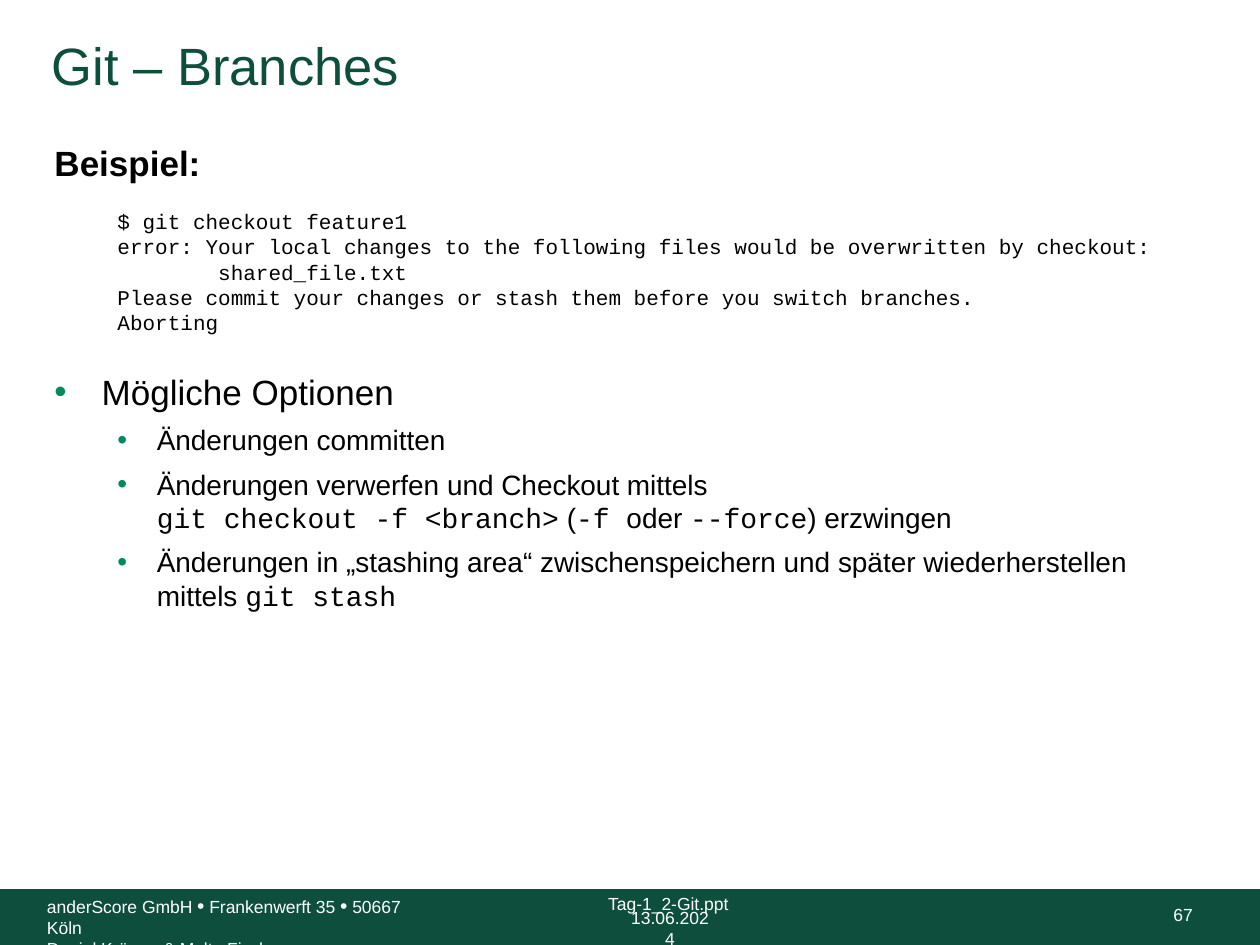
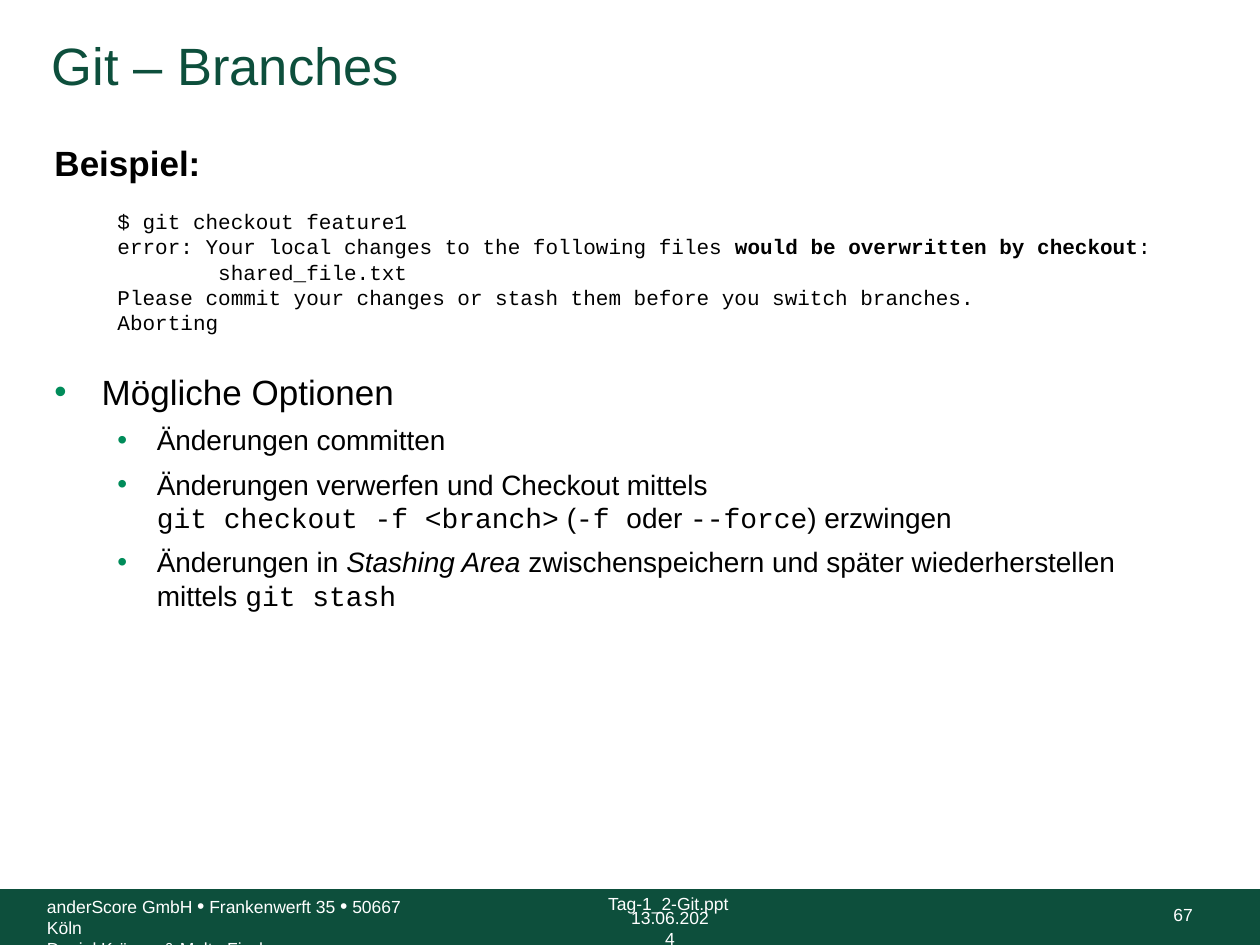
Before and after one commit to anderscore-gmbh/gitlab, a slide deck: slide 67 of slides/Tag-1_2-Git.pptx. Drawn at 1260x945 pixels with LibreOffice and Linux fonts; fonts in the diff are those of the drawing; background and template pictures are left out. Boxes give left, top, right and bottom in pixels: in the first picture for what was removed or moved away, otherwise in the second. Text is boxed around its words. In the diff, an @@ line names an element or a change of style, - is before the commit and + after.

```diff
--- a/slides/Tag-1_2-Git.pptx
+++ b/slides/Tag-1_2-Git.pptx
@@ text at <box>117,239,1151,259</box>: bold on in "would be overwritten by checkout:" @@
@@ text at <box>157,550,1115,612</box>: text changed @@
-  • Änderungen in „stashing area“ zwischenspeichern und später wiederherstellen mittels git stash
+  • Änderungen in Stashing Area zwischenspeichern und später wiederherstellen mittels git stash
```
Also in this commit, not shown: 12 other slides changed, 5 other files.
